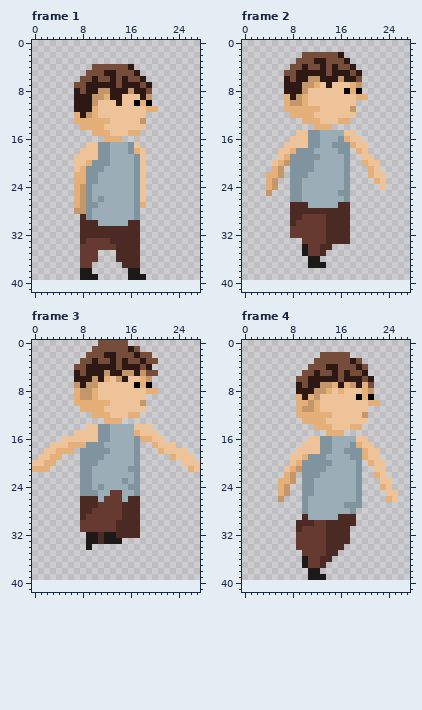
One commit to this pixel-art file: res/aseprites/Kid Run.aseprite. The first picture shows the starting point.
28x40 pixels, 7 frames. Shown: frame 1, frame 2, frame 3, frame 4. The old version is drawn lined up with the new one, on the new canvas. The commit also changed other frames, which this record leaves out.
Once edited:
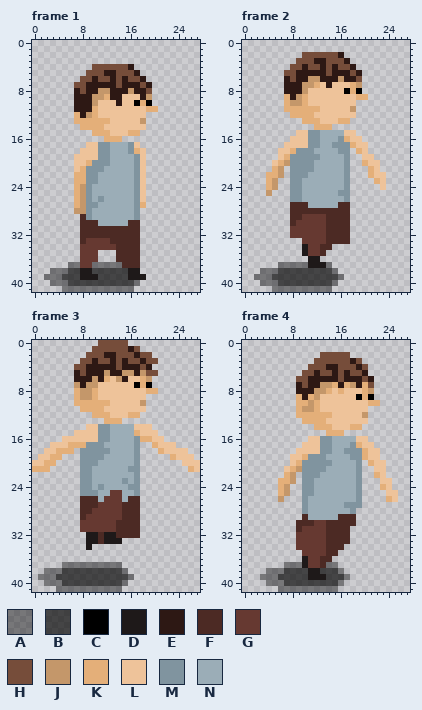
Palette (. is transparent): A #0000006b  B #000000a9  C #000000  D #1e1919  E #2d1814  F #4c2a24  G #663931  H #764d3a  J #c4976a  K #e4af79  L #eec39a  M #80949f  N #9badb7
Diff:
canvas 28x40 -> 28x42
Frame 1:
The edit adds colour A in row 37 at x 6 to 7 and 10 to 14; in row 38 at x 3 to 5; in row 39 at x 2 to 4; in row 40 at x 3 to 5 and 17; in row 41 at x 5 to 16.
The edit adds colour B in row 38 at x 6 to 7 and 10 to 15; in row 39 at x 5 to 7 and 11 to 15; in row 40 at x 6 to 16.
Frame 2:
The edit adds colour A in row 37 at x 6 to 10 and 14; in row 38 at x 3 to 5 and 15; in row 39 at x 2 to 4 and 16; in row 40 at x 3 to 5 and 15; in row 41 at x 5 to 14.
The edit adds colour B in row 38 at x 6 to 14; in row 39 at x 5 to 15; in row 40 at x 6 to 14.
Frame 3:
The edit adds colour A in row 37 at x 5 to 14; in row 38 at x 2 to 4 and 15; in row 39 at x 1 to 3 and 16; in row 40 at x 2 to 4 and 15; in row 41 at x 4 to 14.
The edit adds colour B in row 38 at x 5 to 14; in row 39 at x 4 to 15; in row 40 at x 5 to 14.
Frame 4:
The edit adds colour A in row 37 at x 7 to 9 and 14 to 15; in row 38 at x 4 to 6 and 16; in row 39 at x 3 to 5 and 17; in row 40 at x 4 to 6 and 16; in row 41 at x 6 to 15.
The edit adds colour B in row 38 at x 7 to 10 and 13 to 15; in row 39 at x 6 to 10 and 14 to 16; in row 40 at x 7 to 15.
Pixel boxes of the changes (left, top, right, bottom) in both pictures:
added: (44, 262, 140, 292)
added: (254, 262, 344, 292)
added: (38, 562, 134, 592)
added: (260, 562, 350, 592)
